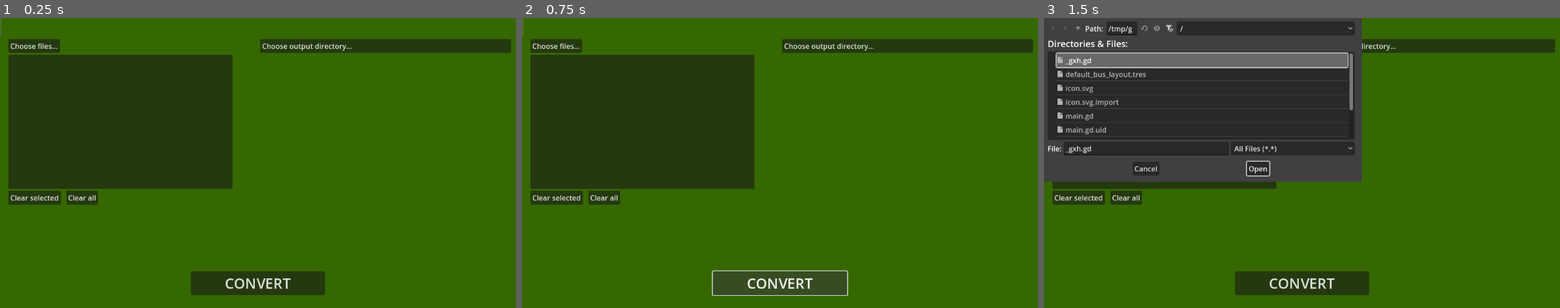
Above: before the commit, frames 1-3 (left to right).
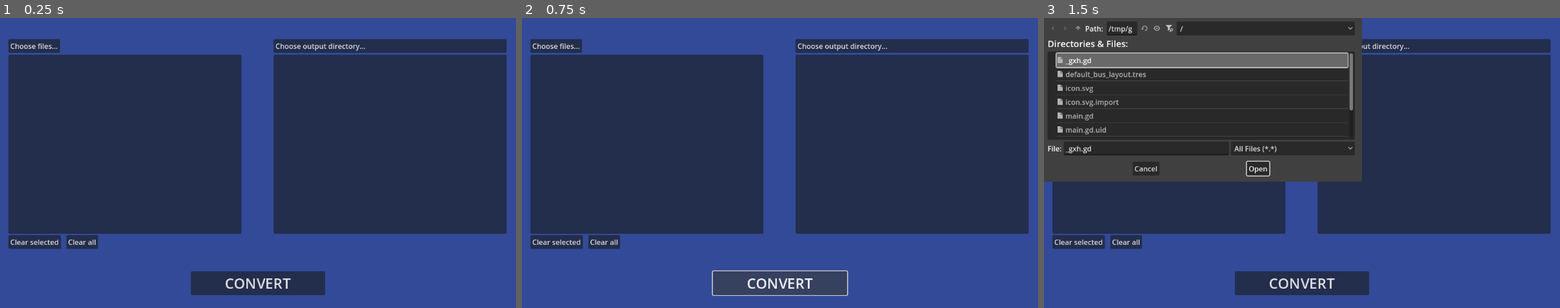
Above: after the commit, the same moments.

Repository: m-kiszka/AudioVolumeToJsonConverter
Game: Godot game, scene res://main.tscn
Two runs of this game, one before a commit and one after it. Both use one fixed random seed, a clock stepped at 60 frames per second and the inputs below.
Inputs:
- Up to frame 1 (0.25 s): no input
- Up to frame 2 (0.75 s): click "CONVERT" at 0.5 s
- Up to frame 3 (1.5 s): click "Choose files..." at 1.25 s

The runs differ from the first frame. In frame 1, 100% of the frame differs, in the area x 0-100%, y 0-100%; in frame 2, 100%; in frame 3, 65%.

Commit message:
Added list with converted files, divided saving text into individual files

Diff:
--- a/default_bus_layout.tres
+++ b/default_bus_layout.tres
@@ -4,5 +4,6 @@
 resource_name = "SpectrumAnalyzer"
 
 [resource]
+bus/0/mute = true
 bus/0/effect/0/effect = SubResource("AudioEffectSpectrumAnalyzer_j3pel")
 bus/0/effect/0/enabled = true
--- a/main.gd
+++ b/main.gd
@@ -3,7 +3,8 @@
 @export var itemList: ItemList;
 var pathsList: Array[String];
 var selectedListIndexes: Array[int];
-var regex = RegEx.new();
+var regexFilename = RegEx.new();
+var regexFilenameNoExtension = RegEx.new();
 
 @export var currentVolumeData: Dictionary[float, float];
 @export var finalVolumeData: Array;
@@ -11,15 +12,20 @@
 var spectrum = AudioServer.get_bus_effect_instance(0, 0);
 var converting: bool = false;
 var currentlyConvertedIndex: int = 0;
+@export var convertedList: ItemList;
 
 @export var outputDirDialog: FileDialog;
 @export var outputDirButton: Button;
 
+@export var convertingBtn: Button;
+
 @export var audioPlayer: AudioStreamPlayer;
 
 func _ready():
-	regex.compile("[^/]*$");
+	regexFilename.compile("[^/]*$");
+	regexFilenameNoExtension.compile("(.+?)(\\.[^.]*$|$)");
 	itemList.clear();
+	convertedList.clear();
 
 func _onChooseFiles() -> void:
 	fileDialog.visible = true;
@@ -27,7 +33,7 @@
 func _onFilesSelected(paths: PackedStringArray) -> void:
 	pathsList.assign(paths);
 	for path in paths:
-		var filename = regex.search(path).get_string();
+		var filename = regexFilename.search(path).get_string();
 		itemList.add_item(filename);
 
 func _OnMultiSelected(_index: int, _selected: bool) -> void:
@@ -59,8 +65,9 @@
 		&& !converting
 		):
 		currentlyConvertedIndex = 0;
-		convertQueue()
-		converting = true;
+		convertQueue();
+		convertingStarted();
+
 
 func convertQueue() -> void:
 	if ((currentlyConvertedIndex+1) <= pathsList.size()):
@@ -68,14 +75,23 @@
 		audioPlayer.set_stream(audioFile);
 		audioPlayer.play();
 	else:
-		saveConvertedData();
-		converting = false;
+		convertingFinished();
 
 func _onAudioFinished() -> void:
-	finalVolumeData.append(currentVolumeData.values());
+	saveConvertedData();
 	currentVolumeData.clear()
 	currentlyConvertedIndex += 1;
 	convertQueue()
+
+func convertingFinished():
+	convertingBtn.disabled = false;
+	convertingBtn.text = "CONVERT";
+	converting = false;
+
+func convertingStarted():
+	convertingBtn.disabled = true;
+	convertingBtn.text = "CONVERTING...";
+	converting = true;
 
 func _process(_delta):
 	if (audioPlayer.is_playing()):
@@ -83,6 +99,8 @@
 		currentVolumeData[AudioServer.get_time_since_last_mix()] = volume;
 
 func saveConvertedData():
-	var createdFile = FileAccess.open(outputDirButton.text + '/volumeData.json', FileAccess.WRITE);
-	var jsonString = JSON.stringify(finalVolumeData);
+	var jsonFilename = regexFilenameNoExtension.search(itemList.get_item_text(currentlyConvertedIndex)).get_string(1) + '.json';
+	convertedList.add_item(jsonFilename);
+	var createdFile = FileAccess.open(outputDirButton.text + '/' + jsonFilename, FileAccess.WRITE);
+	var jsonString = JSON.stringify(currentVolumeData);
 	createdFile.store_line(jsonString);
--- a/main.tscn
+++ b/main.tscn
@@ -2,7 +2,7 @@
 
 [ext_resource type="Script" uid="uid://ddw5mke4m0ytb" path="res://main.gd" id="1_ig7tw"]
 
-[node name="Control" type="Control" node_paths=PackedStringArray("fileDialog", "itemList", "outputDirDialog", "outputDirButton", "audioPlayer")]
+[node name="Control" type="Control" node_paths=PackedStringArray("fileDialog", "itemList", "convertedList", "outputDirDialog", "outputDirButton", "convertingBtn", "audioPlayer")]
 layout_mode = 3
 anchors_preset = 15
 anchor_right = 1.0
@@ -13,9 +13,11 @@
 size_flags_vertical = 3
 script = ExtResource("1_ig7tw")
 fileDialog = NodePath("CanvasLayer/FileDialog")
-itemList = NodePath("CanvasLayer/VSeparator/SelectedFiles/ItemList")
+itemList = NodePath("CanvasLayer/SelectedFiles/ItemList")
+convertedList = NodePath("CanvasLayer/ConvertedFiles/ItemList")
 outputDirDialog = NodePath("CanvasLayer/OutputDirDialog")
-outputDirButton = NodePath("CanvasLayer/VSeparator/ConvertedFiles/ChooseOutputDir")
+outputDirButton = NodePath("CanvasLayer/ConvertedFiles/ChooseOutputDir")
+convertingBtn = NodePath("CanvasLayer/ConvertButton")
 audioPlayer = NodePath("AudioStreamPlayer")
 
 [node name="CanvasLayer" type="CanvasLayer" parent="."]
@@ -27,7 +29,7 @@
 anchor_bottom = 1.0
 grow_horizontal = 2
 grow_vertical = 2
-color = Color(0.209459, 0.409714, 2.88785e-07, 1)
+color = Color(0.194431, 0.288932, 0.596599, 1)
 
 [node name="OutputDirDialog" type="FileDialog" parent="CanvasLayer"]
 auto_translate_mode = 1
@@ -61,80 +63,83 @@
 theme_override_font_sizes/font_size = 32
 text = "CONVERT"
 
-[node name="VSeparator" type="VSeparator" parent="CanvasLayer"]
-offset_right = 4.0
-offset_bottom = 40.0
-
-[node name="SelectedFiles" type="Control" parent="CanvasLayer/VSeparator"]
-layout_mode = 1
+[node name="SelectedFiles" type="Control" parent="CanvasLayer"]
+layout_mode = 3
 anchors_preset = 0
 offset_left = 19.0
 offset_top = 82.0
 offset_right = 20.0
 offset_bottom = 83.0
 
-[node name="ItemList" type="ItemList" parent="CanvasLayer/VSeparator/SelectedFiles"]
+[node name="ItemList" type="ItemList" parent="CanvasLayer/SelectedFiles"]
 layout_mode = 2
-offset_right = 500.0
-offset_bottom = 300.0
+offset_right = 520.0
+offset_bottom = 400.0
 select_mode = 1
 item_count = 2
 item_0/text = "TEST1"
 item_0/selectable = false
 item_1/text = "TEST2"
 
-[node name="ChooseFilesBtn" type="Button" parent="CanvasLayer/VSeparator/SelectedFiles"]
+[node name="ChooseFilesBtn" type="Button" parent="CanvasLayer/SelectedFiles"]
 layout_mode = 2
 offset_top = -35.0
 offset_right = 115.0
 offset_bottom = -4.0
 text = "Choose files..."
 
-[node name="ClearFiles" type="Button" parent="CanvasLayer/VSeparator/SelectedFiles"]
+[node name="ClearFiles" type="Button" parent="CanvasLayer/SelectedFiles"]
 layout_mode = 0
 offset_left = 129.0
-offset_top = 304.0
+offset_top = 403.0
 offset_right = 200.0
-offset_bottom = 335.0
+offset_bottom = 434.0
 text = "Clear all"
 
-[node name="ClearSelected" type="Button" parent="CanvasLayer/VSeparator/SelectedFiles"]
+[node name="ClearSelected" type="Button" parent="CanvasLayer/SelectedFiles"]
 layout_mode = 0
-offset_top = 304.0
+offset_top = 403.0
 offset_right = 117.0
-offset_bottom = 335.0
+offset_bottom = 434.0
 text = "Clear selected"
 
-[node name="ConvertedFiles" type="Control" parent="CanvasLayer/VSeparator"]
-layout_mode = 1
+[node name="ConvertedFiles" type="Control" parent="CanvasLayer"]
+layout_mode = 3
 anchors_preset = 1
 anchor_left = 1.0
 anchor_right = 1.0
-offset_left = 1097.0
+offset_left = -21.0
 offset_top = 47.0
-offset_right = 1137.0
+offset_right = 19.0
 offset_bottom = 87.0
 grow_horizontal = 0
 
-[node name="ChooseOutputDir" type="Button" parent="CanvasLayer/VSeparator/ConvertedFiles"]
-layout_mode = 1
-anchors_preset = 1
-anchor_left = 1.0
-anchor_right = 1.0
-offset_left = -560.0
+[node name="ChooseOutputDir" type="Button" parent="CanvasLayer/ConvertedFiles"]
+layout_mode = 0
+offset_left = -520.0
 offset_bottom = 31.0
-grow_horizontal = 0
 text = "Choose output directory..."
 alignment = 0
+
+[node name="ItemList" type="ItemList" parent="CanvasLayer/ConvertedFiles"]
+offset_left = -520.0
+offset_top = 35.0
+offset_bottom = 435.0
+select_mode = 1
+item_count = 2
+item_0/text = "TEST1"
+item_0/selectable = false
+item_1/text = "TEST2"
 
 [node name="AudioStreamPlayer" type="AudioStreamPlayer" parent="."]
 
 [connection signal="dir_selected" from="CanvasLayer/OutputDirDialog" to="." method="_onDirSelected"]
 [connection signal="files_selected" from="CanvasLayer/FileDialog" to="." method="_onFilesSelected"]
 [connection signal="pressed" from="CanvasLayer/ConvertButton" to="." method="_onConvertPressed"]
-[connection signal="multi_selected" from="CanvasLayer/VSeparator/SelectedFiles/ItemList" to="." method="_OnMultiSelected"]
-[connection signal="pressed" from="CanvasLayer/VSeparator/SelectedFiles/ChooseFilesBtn" to="." method="_onChooseFiles"]
-[connection signal="pressed" from="CanvasLayer/VSeparator/SelectedFiles/ClearFiles" to="." method="_OnClearAll"]
-[connection signal="pressed" from="CanvasLayer/VSeparator/SelectedFiles/ClearSelected" to="." method="_OnClearSelected"]
-[connection signal="pressed" from="CanvasLayer/VSeparator/ConvertedFiles/ChooseOutputDir" to="." method="_onChooseOutputDir"]
+[connection signal="multi_selected" from="CanvasLayer/SelectedFiles/ItemList" to="." method="_OnMultiSelected"]
+[connection signal="pressed" from="CanvasLayer/SelectedFiles/ChooseFilesBtn" to="." method="_onChooseFiles"]
+[connection signal="pressed" from="CanvasLayer/SelectedFiles/ClearFiles" to="." method="_OnClearAll"]
+[connection signal="pressed" from="CanvasLayer/SelectedFiles/ClearSelected" to="." method="_OnClearSelected"]
+[connection signal="pressed" from="CanvasLayer/ConvertedFiles/ChooseOutputDir" to="." method="_onChooseOutputDir"]
+[connection signal="multi_selected" from="CanvasLayer/ConvertedFiles/ItemList" to="." method="_OnMultiSelected"]
 [connection signal="finished" from="AudioStreamPlayer" to="." method="_onAudioFinished"]
